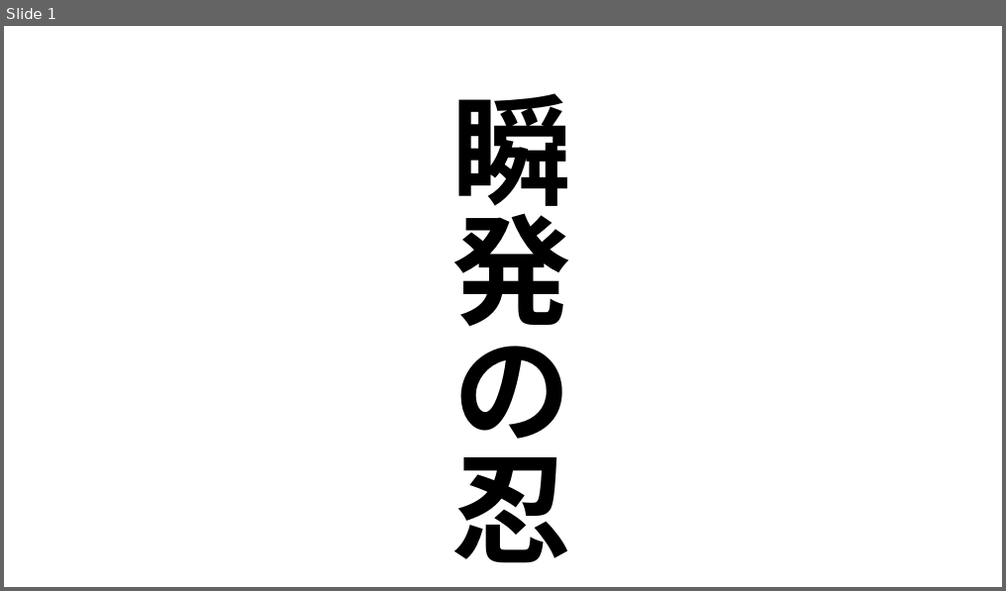
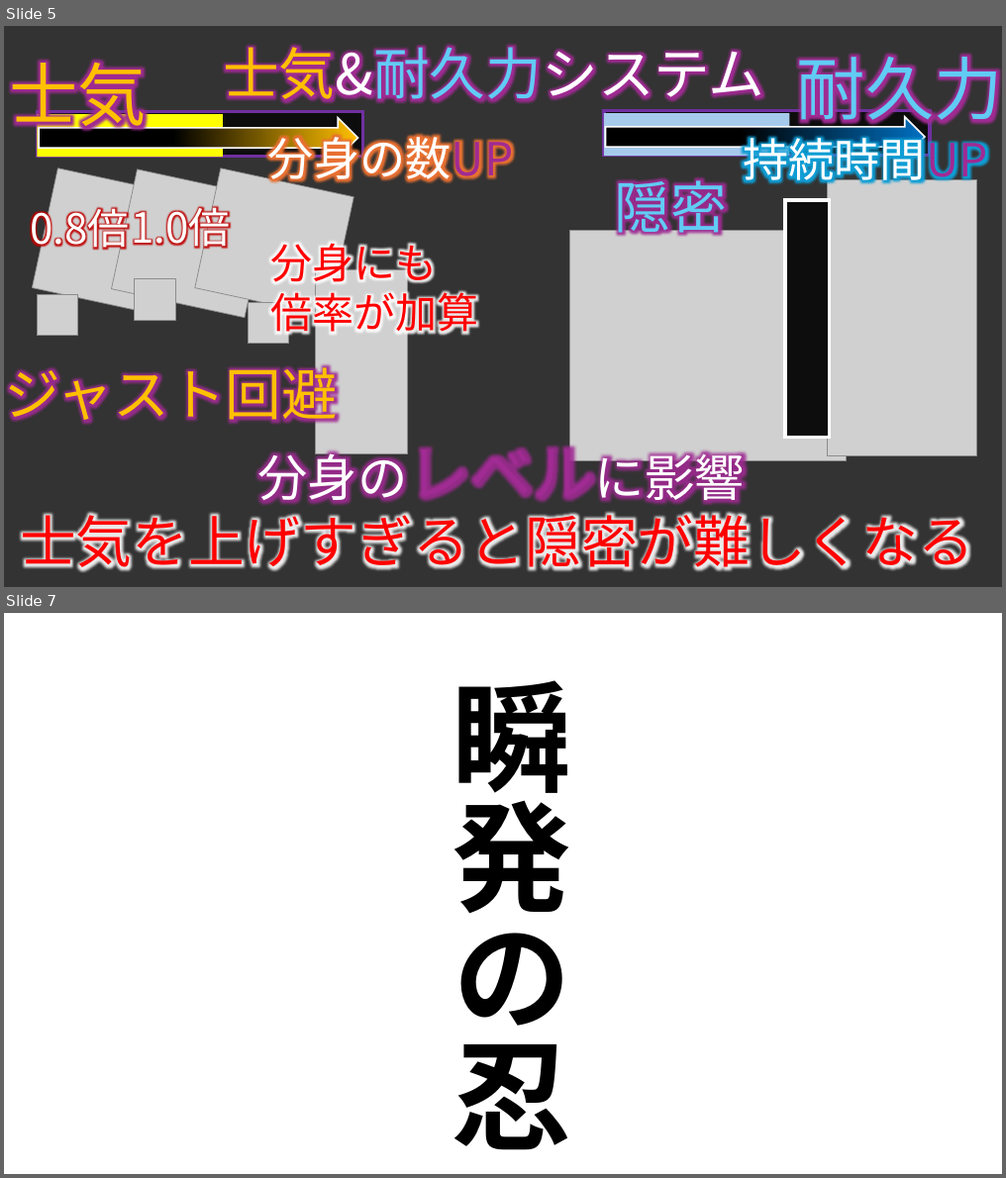
Before and after one commit to TomoyaKanazaki/TeamNinja, a slide deck: 98_plan/00_pptx/99_just.pptx. Shown one above the other, each under a label of ours: slide 1 before the commit, slides 5 and 7 after it; the slides between them are not shown. The pictures are 1006x591 and 1006x1178 pixels, drawn with LibreOffice and Linux fonts; fonts in the diff are those of the drawing; grey boxes stand for pictures; background and template pictures are left out. Boxes give left, top, right and bottom in pixels: in the first picture for what was removed or moved away, otherwise in the second. Text is boxed around its words. In the diff, an @@ line names an element or a change of style, - is before the commit and + after.

```diff
--- a/98_plan/00_pptx/99_just.pptx
+++ b/98_plan/00_pptx/99_just.pptx
@@ slide 5 added at (4,26,1002,587), background picture (left out) @@
@@ rectangle added at (4,26,1002,587), fill #000000 at 80% opacity @@
@@ text added at (9,51,147,137), 66 pt, text #FFC000 @@
+士気
@@ text added at (223,45,764,103), 54 pt, text #FFFFFF @@
+士気&耐久力システム
@@ text added at (797,45,1002,131), 66 pt, text #61CBF4 @@
+耐久力
@@ rectangle added at (37,111,362,157), fill #0D0D0D, outline #7030A0 3 pt @@
@@ rectangle added at (37,114,223,157), fill #FFFF00 @@
@@ rectangle added at (604,110,930,156), fill #0D0D0D, outline #7030A0 3 pt @@
@@ rectangle added at (604,113,790,157), fill #A6CAEC @@
@@ right arrow added at (39,118,358,159), fill gradient #000000 to #FFC000, outline #FFFFFF 1.5 pt @@
@@ text added at (268,129,514,187), 44 pt, text #FFFFFF @@
+分身の数UP
@@ right arrow added at (606,116,926,157), fill gradient #000000 to #0070C0, outline #FFFFFF 1.5 pt @@
@@ text added at (743,130,988,188), 44 pt, text #FFFFFF @@
+持続時間UP
@@ text added at (615,171,727,242), 54 pt, text #61CBF4 @@
+隠密
@@ text added at (30,202,129,255), 40 pt, text #FFFFFF @@
+0.8倍
@@ text added at (131,201,230,254), 40 pt, text #FFFFFF @@
+1.0倍
@@ rectangle added at (785,200,830,438), fill #0D0D0D, outline #FFFFFF 3 pt @@
@@ picture added at (827,179,976,457) @@
@@ picture added at (570,230,846,461) @@
@@ text added at (271,237,479,339), 40 pt, text #FF0000 @@
+分身にも
+倍率が加算
@@ group added at (33,168,408,455): 7 pictures @@
@@ text added at (4,359,338,430), 54 pt, text #FFC000 @@
+ジャスト回避
@@ text added at (258,433,745,509), 48 pt, text #FFFFFF @@
+分身のレベルに影響
@@ text added at (20,512,974,572), 54 pt, text #FF0000 @@
+士気を上げすぎると隠密が難しくなる
@@ what was slide 1 is now slide 7 @@
```
Also in this commit, not shown: 1 slide changed, 5 other slides added.
